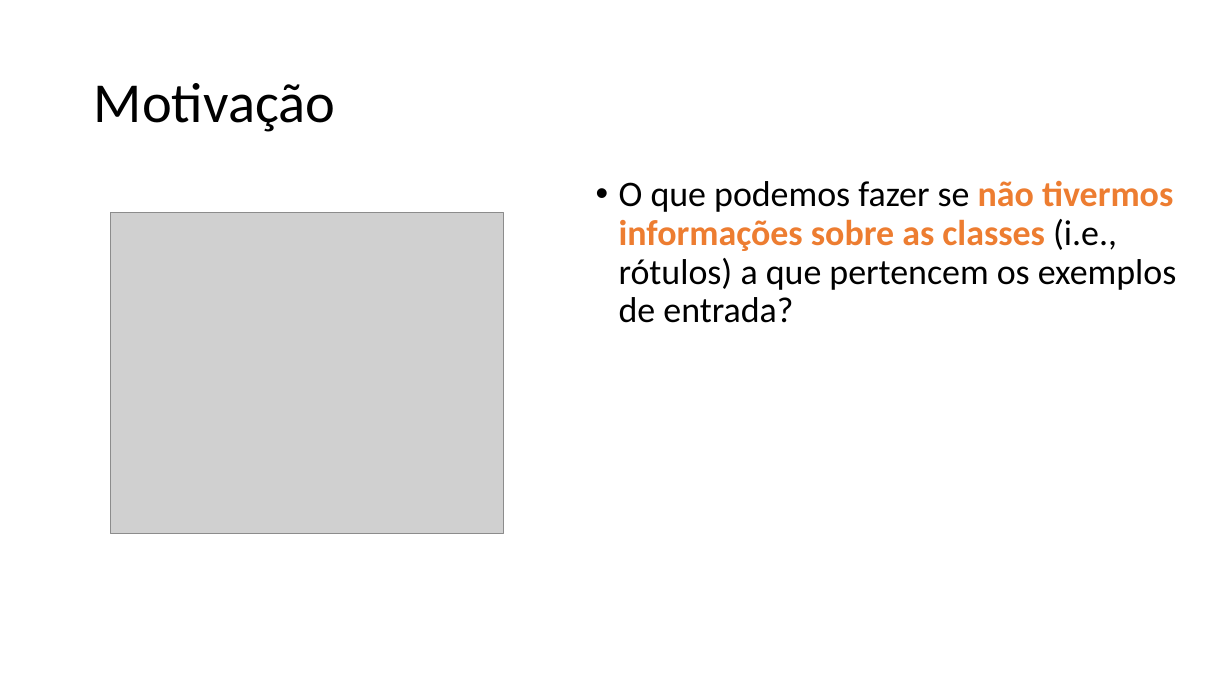
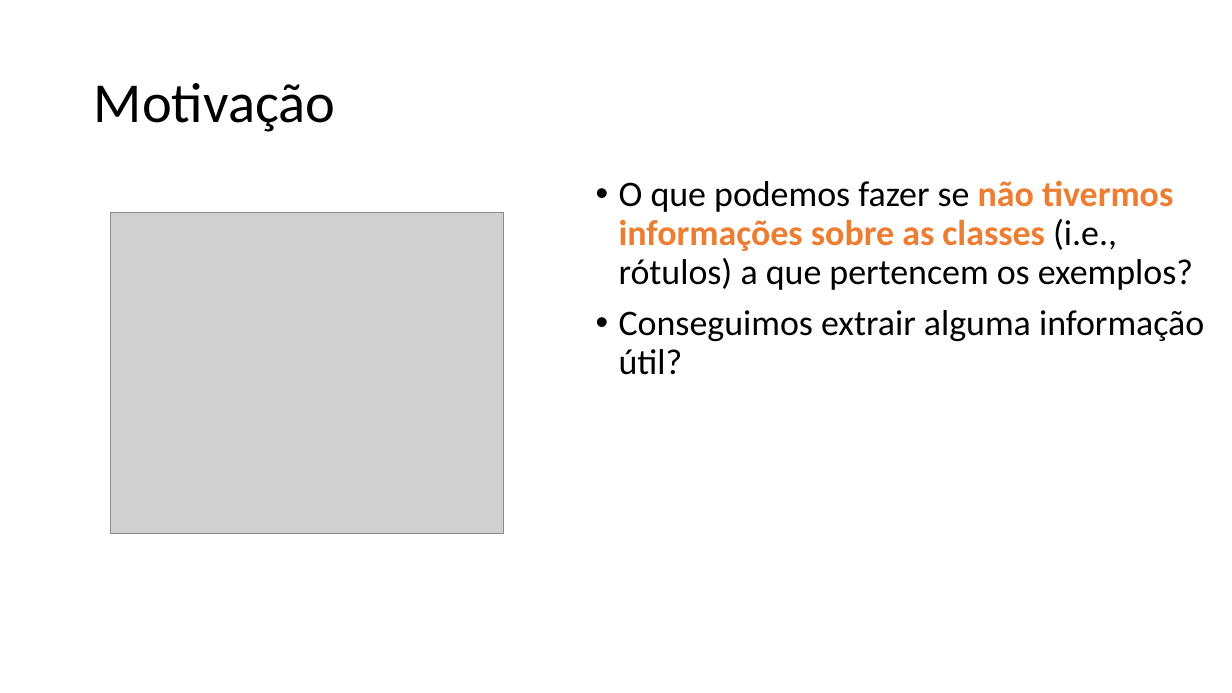
Before and after one commit to zz4fap/c24_inteligencia_artificial, a slide deck: slide 4 of slides/C24_kMeans.pptx. Drawn at 1232x693 pixels with LibreOffice and Linux fonts; fonts in the diff are those of the drawing; grey boxes stand for pictures. Boxes give left, top, right and bottom in pixels: in the first picture for what was removed or moved away, otherwise in the second. Text is boxed around its words. In the diff, an @@ line names an element or a change of style, - is before the commit and + after.

```diff
--- a/slides/C24_kMeans.pptx
+++ b/slides/C24_kMeans.pptx
@@ text at (x1=619, y1=181, x2=1204, y2=375): text changed @@
-• O que podemos fazer se não tivermos informações sobre as classes (i.e., rótulos) a que pertencem os exemplos de entrada?
+• O que podemos fazer se não tivermos informações sobre as classes (i.e., rótulos) a que pertencem os exemplos?
+• Conseguimos extrair alguma informação útil?
```
Also in this commit, not shown: 5 other slides changed, 1 other file.
